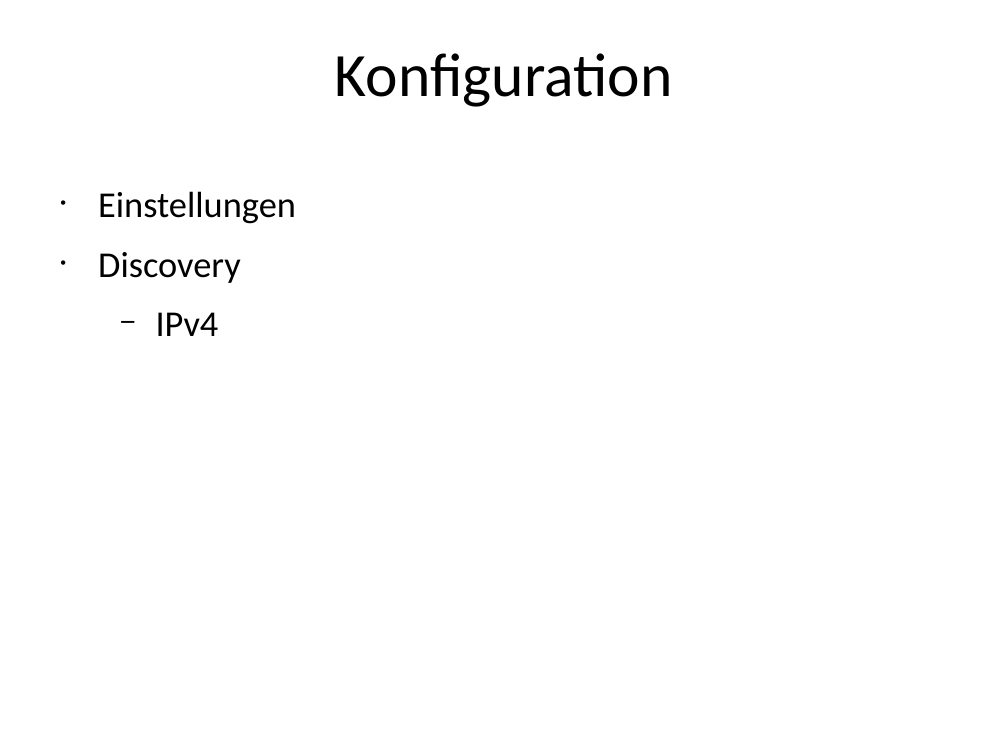
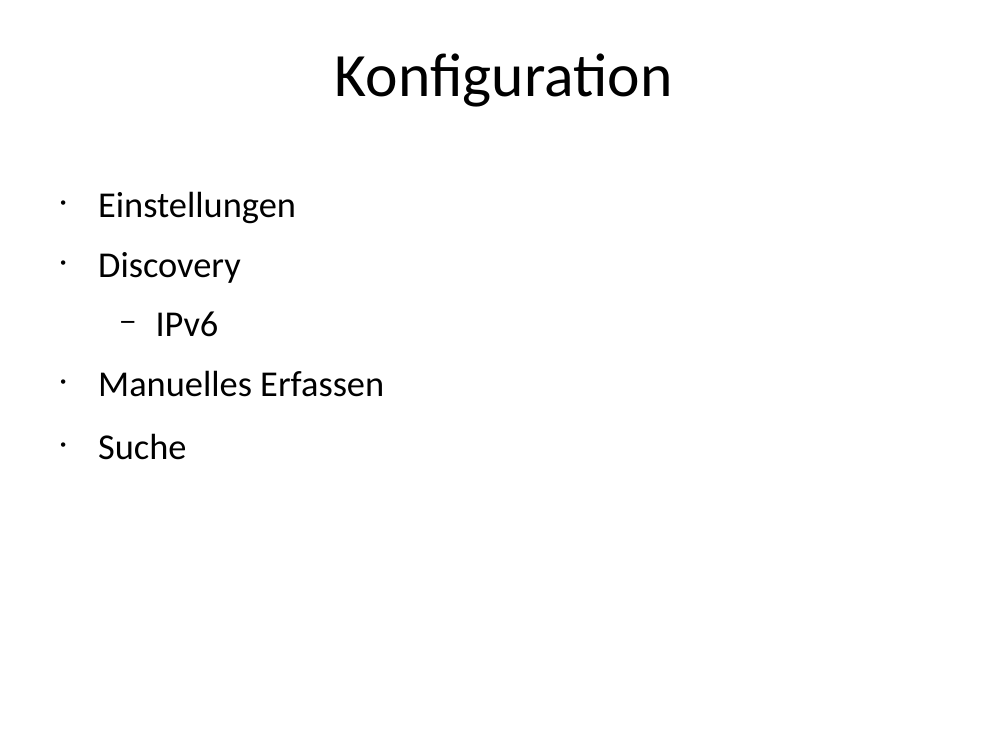
Before and after one commit to iSOcH/wosm, a slide deck: slide 6 of Phase3/Demo3.odp. Drawn at 1008x756 pixels with LibreOffice and Linux fonts; fonts in the diff are those of the drawing. Boxes give left, top, right and bottom in pixels: in the first picture for what was removed or moved away, otherwise in the second. Text is boxed around its words. In the diff, an @@ line names an element or a change of style, - is before the commit and + after.

Commit message:
Verschieben "manuelles Erfassen" und "Suche"

```diff
--- a/Phase3/Demo3.odp
+++ b/Phase3/Demo3.odp
@@ text at (x1=98, y1=311, x2=384, y2=460): text changed @@
-  − IPv4
+  − IPv6
+• Manuelles Erfassen
+• Suche
```
Also in this commit, not shown: 1 other slide changed.
